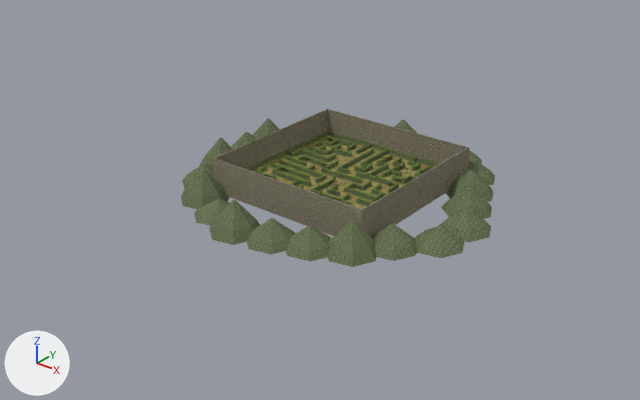
Two versions of the FBX model Assets/Resources/Bellwake/Rooms/QuinceFold.fbx, one commit apart.
Before and after are seen from a camera (50 mm lens) standing at (329.0, -436.0, 251.0) and looking at (-5.0, -18.0, -8.0). The axes (+X, +Y, +Z) are drawn at lower left. The lights are the same throughout. The first picture is the older version.

Objects in the first picture: 'C_Solids', 'Horizon', 'Rim', 'Terrain' and 1 more.
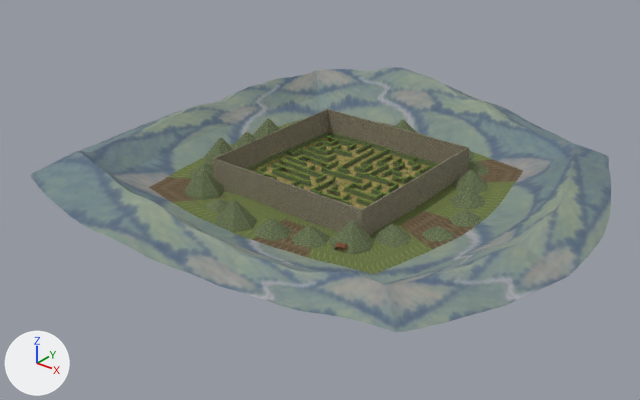
Where the change shows, as pixel boxes [x1, y1, x2, y2] in the pictures (640 x 400 px):
'Surroundings', added
    after: [29, 67, 611, 332]

What the commit changed:
Picture 'CountryBeyond.png' (img_countrybeyond_png) is new.
Material 'CountryBeyond' (mat_countrybeyond) is new.
Its texture is img_countrybeyond_png.
Its roughness is 0.95.
Mesh me_valley_floor__shoulders_and_far_crest_002 is new.
It has 1275 vertices, 1138 faces and spans x -165.0..178.0, y -167.0..177.0, z 0.0..35.0.
It uses material mat_countrybeyond (picture img_countrybeyond_png).
Object 'Surroundings' (ob_surroundings) is new; it shows me_valley_floor__shoulders_and_far_crest_002.
Its location is (0.0, 0.0, 0.0).
